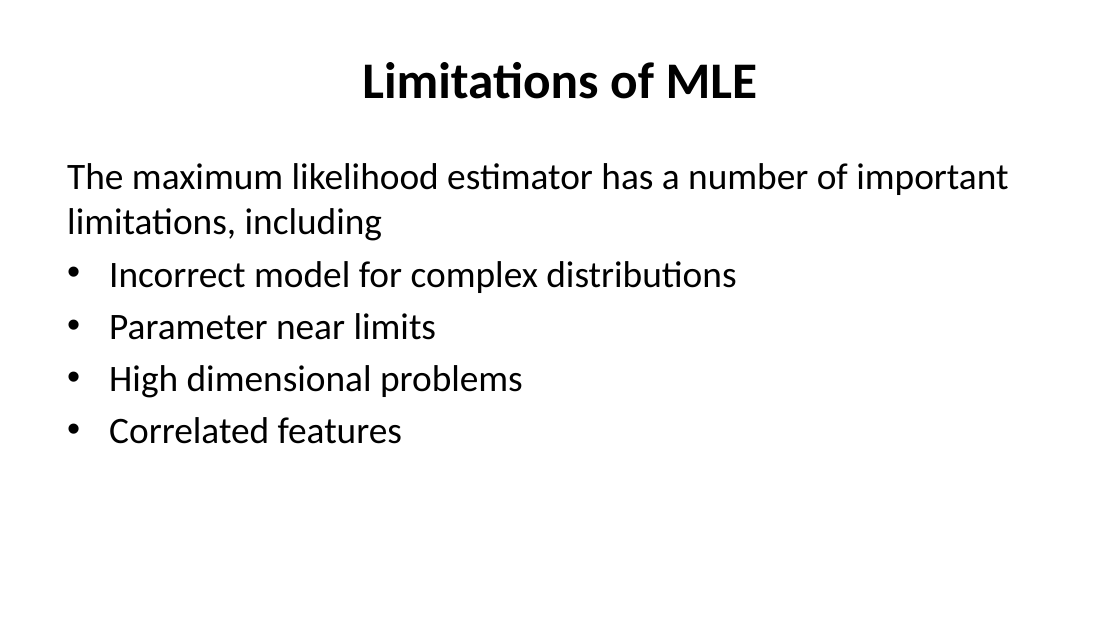
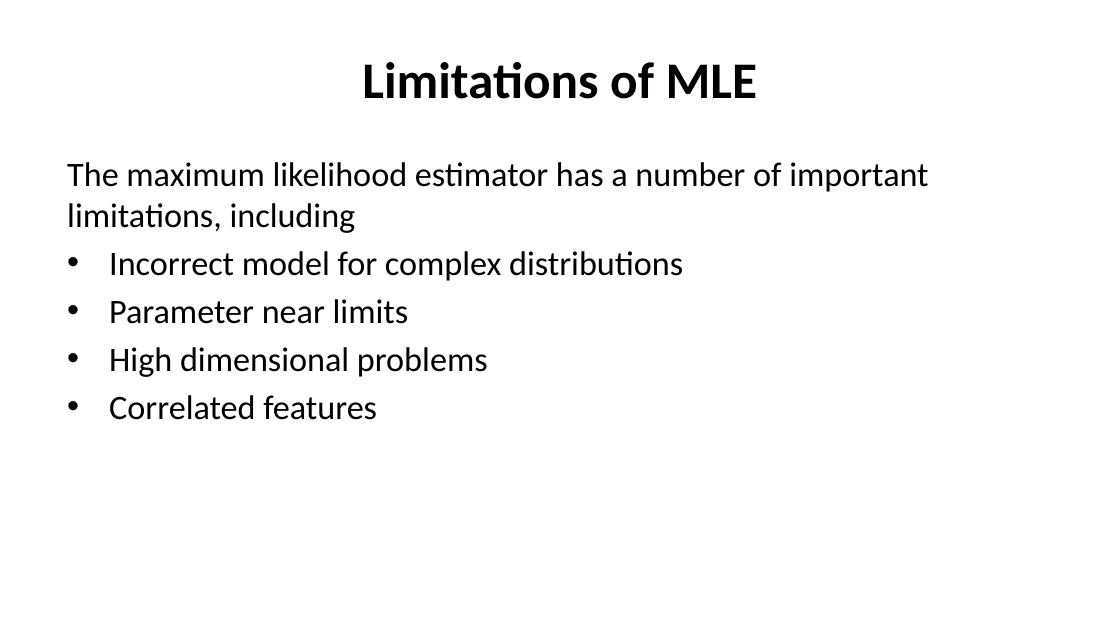
Before and after one commit to StephenElston/CSCI-E-83, a slide deck: slide 39 of LectureSlides/05_ParameterEstimationAndLikelihood.pptx (slide 40 before the commit). Drawn at 1120x630 pixels with LibreOffice and Linux fonts; fonts in the diff are those of the drawing. Boxes give left, top, right and bottom in pixels: in the first picture for what was removed or moved away, otherwise in the second. Text is boxed around its words. In the diff, an @@ line names an element or a change of style, - is before the commit and + after.

```diff
--- a/LectureSlides/05_ParameterEstimationAndLikelihood.pptx
+++ b/LectureSlides/05_ParameterEstimationAndLikelihood.pptx
@@ text "The maximum likelihood estimator has ..." at (x1=67, y1=162, x2=928, y2=420): size 24 to 22 pt @@
```
Also in this commit, not shown: 3 other slides changed, 1 slide removed, 4 other files.
